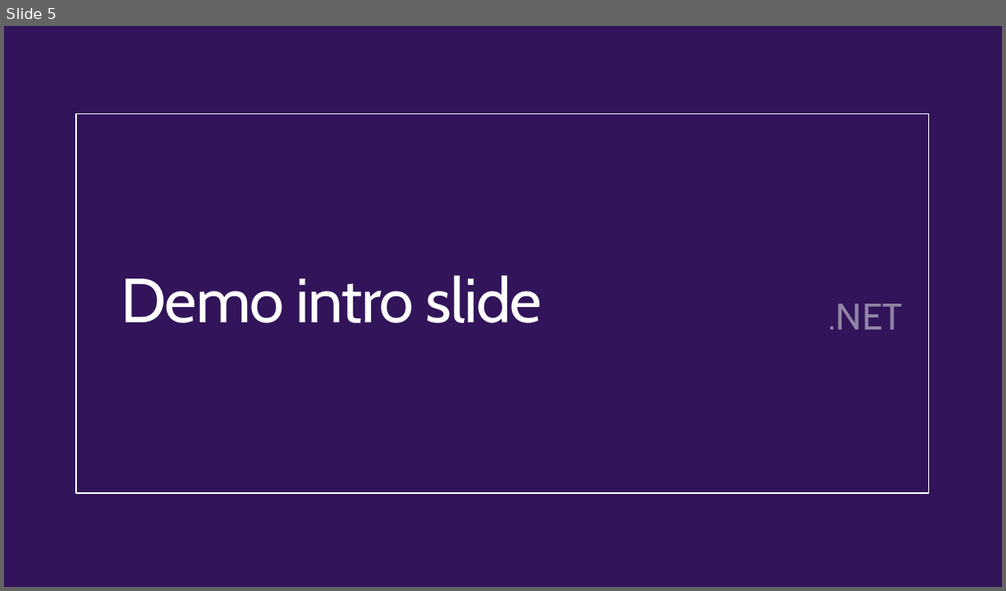
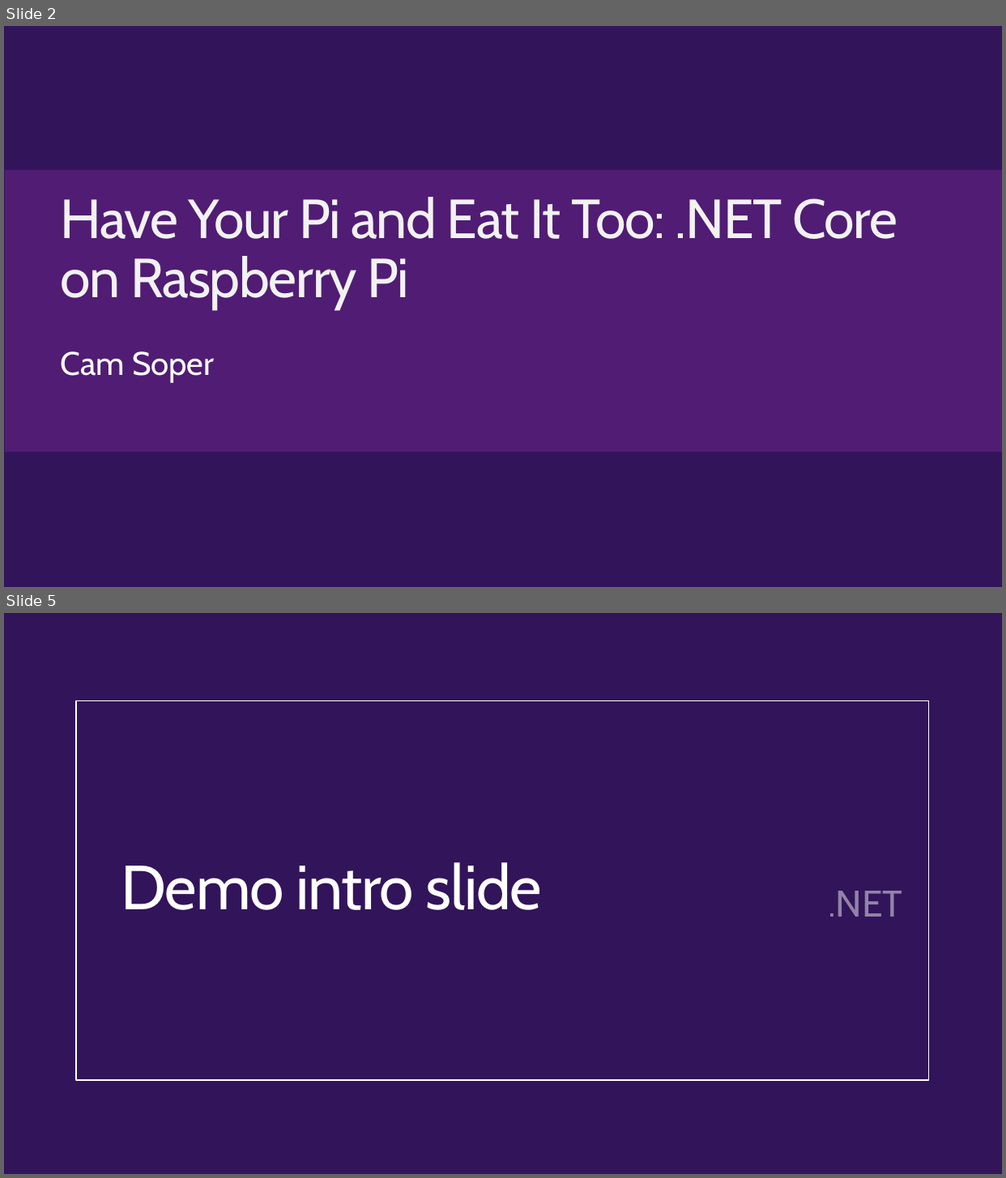
Before and after one commit to CamSoper/have-your-pi, a slide deck: Slides/Have Your Pi and Eat It Too.pptx. Shown one above the other, each under a label of ours: slide 5 before the commit, slides 2 and 5 after it; the slides between them are not shown. The pictures are 1006x591 and 1006x1178 pixels, drawn with LibreOffice and Linux fonts; fonts in the diff are those of the drawing; background and template pictures are left out. Boxes give left, top, right and bottom in pixels: in the first picture for what was removed or moved away, otherwise in the second. Text is boxed around its words. In the diff, an @@ line names an element or a change of style, - is before the commit and + after.

```diff
--- a/Slides/Have Your Pi and Eat It Too.pptx
+++ b/Slides/Have Your Pi and Eat It Too.pptx
@@ slide 2 added at (x1=4, y1=26, x2=1002, y2=587), background picture (left out) @@
@@ rectangle added at (x1=5, y1=169, x2=1002, y2=452), fill #511C74 @@
@@ title added at (x1=61, y1=197, x2=897, y2=310), 52.9 pt, text #F2F2F2 @@
+Have Your Pi and Eat It Too: .NET Core on Raspberry Pi
@@ text added at (x1=61, y1=352, x2=214, y2=383), 31.4 pt, text #FFFFFF @@
+Cam Soper
```
Also in this commit, not shown: 1 slide removed, 3 other files.
